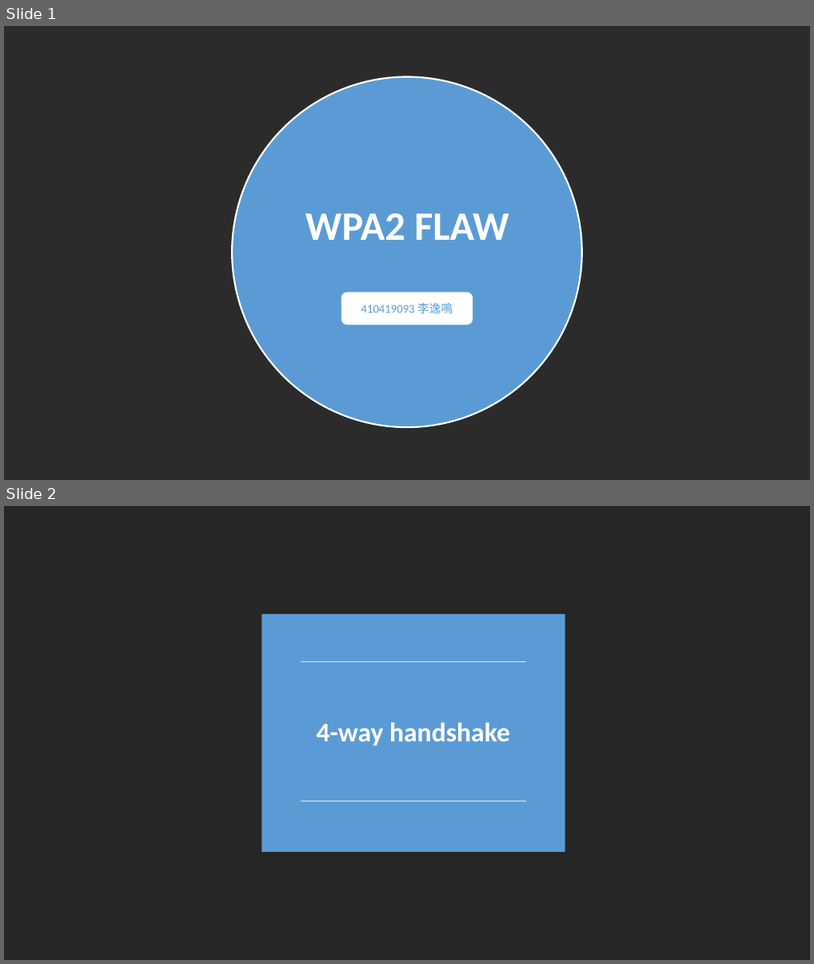
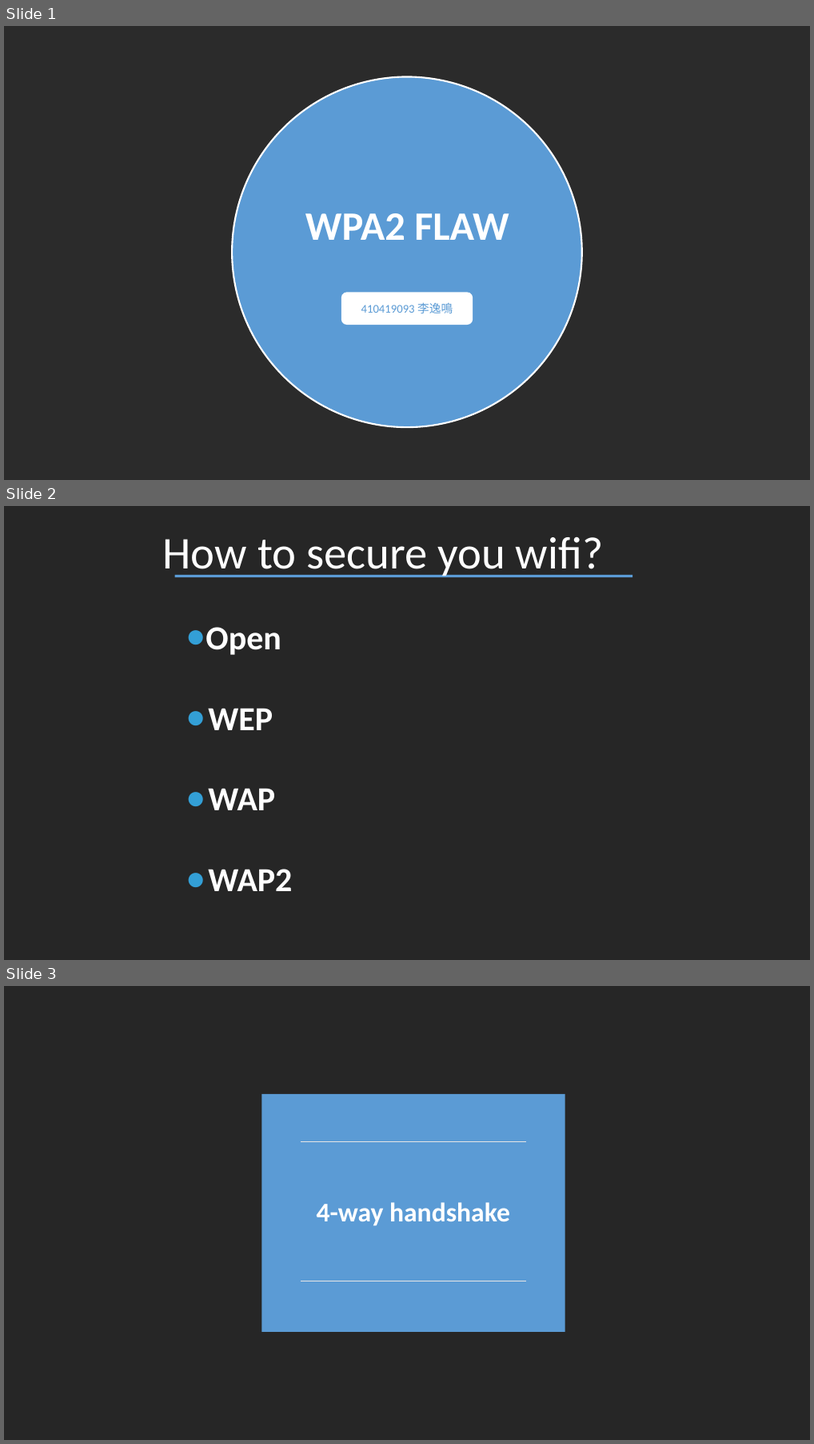
Before and after one commit to otaGran/Data_Communications_and_Networking, a slide deck: data.pptx. Shown one above the other, each under a label of ours: slides 1 and 2 before the commit, slides 1, 2 and 3 after it. The pictures are 814x964 and 814x1444 pixels, drawn with LibreOffice and Linux fonts; fonts in the diff are those of the drawing; background and template pictures are left out; a plain dark background stands for a picture behind light text. Boxes give left, top, right and bottom in pixels: in the first picture for what was removed or moved away, otherwise in the second. Text is boxed around its words. In the diff, an @@ line names an element or a change of style, - is before the commit and + after.

```diff
--- a/data.pptx
+++ b/data.pptx
@@ slide 2 added at (4, 506, 810, 960), background #262626 @@
@@ text added at (163, 537, 604, 577), 54 pt, text #FFFFFF @@
+How to secure you wifi?
@@ rectangle added at (175, 575, 633, 577), fill #5B9BD5 @@
@@ text added at (206, 627, 292, 891), 40 pt, text #FFFFFF, bold @@
+  ● Open
+  ● WEP
+  ● WAP
+  ● WAP2
@@ what was slide 2 is now slide 3 @@
```
